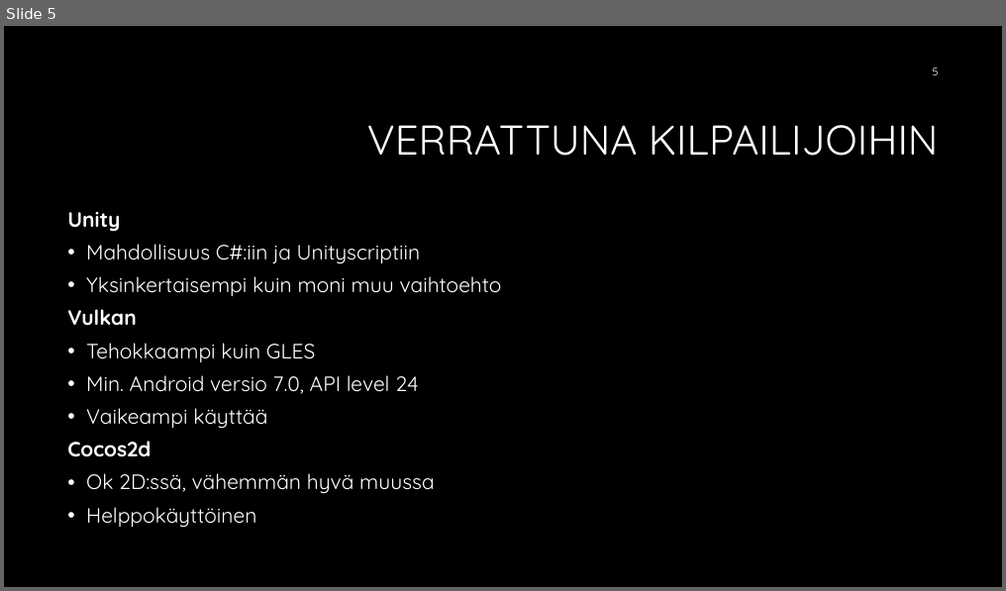
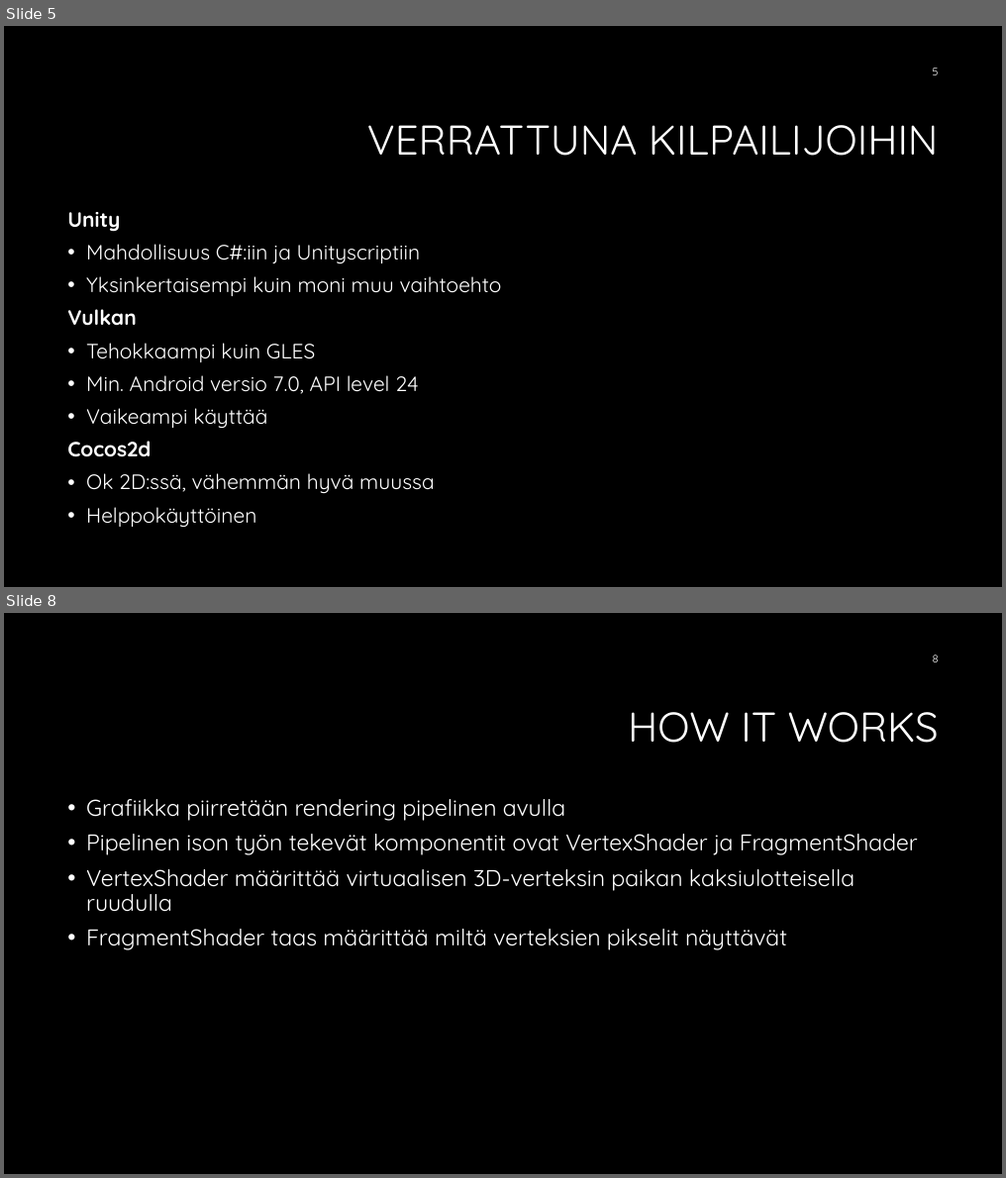
Before and after one commit to Jisti007/Mobile-Project-ideal-broccoli, a slide deck: presentation/OpenGL ES 3.pptx. Shown one above the other, each under a label of ours: slide 5 before the commit, slides 5 and 8 after it; the slides between them are not shown. The pictures are 1006x591 and 1006x1178 pixels, drawn with LibreOffice and Linux fonts; fonts in the diff are those of the drawing; background and template pictures are left out. Boxes give left, top, right and bottom in pixels: in the first picture for what was removed or moved away, otherwise in the second. Text is boxed around its words. In the diff, an @@ line names an element or a change of style, - is before the commit and + after.

Commit message:
updated presentation

```diff
--- a/presentation/OpenGL ES 3.pptx
+++ b/presentation/OpenGL ES 3.pptx
@@ slide 8 added at bbox=[4, 613, 1002, 1174], background #000000 @@
@@ page number added at bbox=[933, 655, 939, 663], 10.5 pt, text #FFFFFF @@
+8
@@ title added at bbox=[628, 712, 939, 743], 40 pt, text #FFFFFF @@
+HOW IT WORKS
@@ text added at bbox=[86, 799, 918, 951], 22 pt, text #FFFFFF @@
+• Grafiikka piirretään rendering pipelinen avulla
+• Pipelinen ison työn tekevät komponentit ovat VertexShader ja FragmentShader
+• VertexShader määrittää virtuaalisen 3D-verteksin paikan kaksiulotteisella ruudulla
+• FragmentShader taas määrittää miltä verteksien pikselit näyttävät
```
Also in this commit, not shown: 4 other slides added, 1 slide removed.
